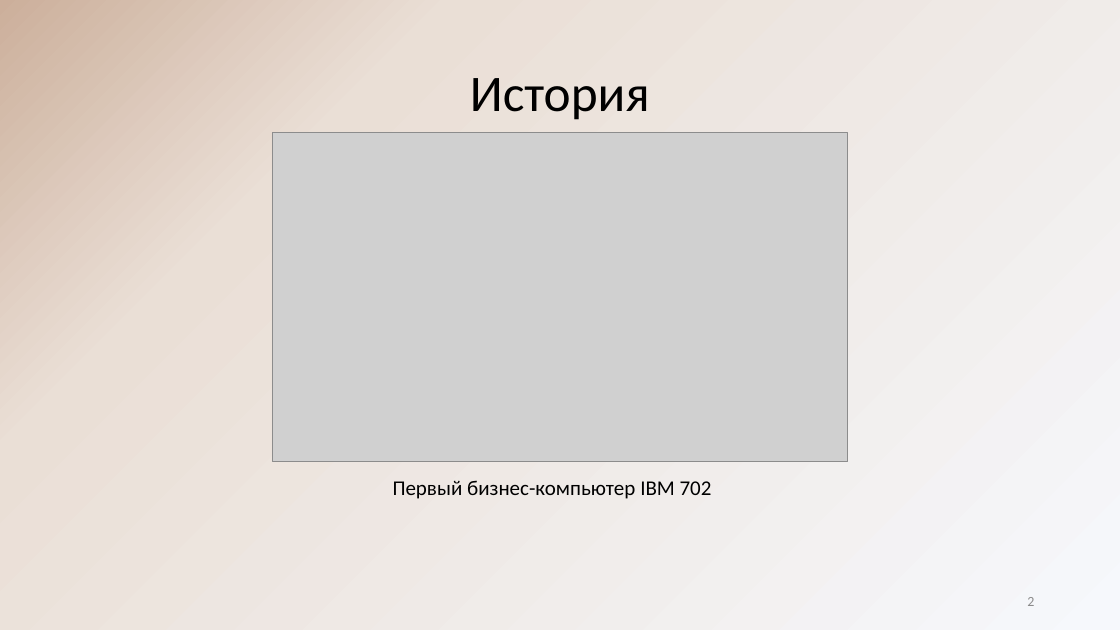
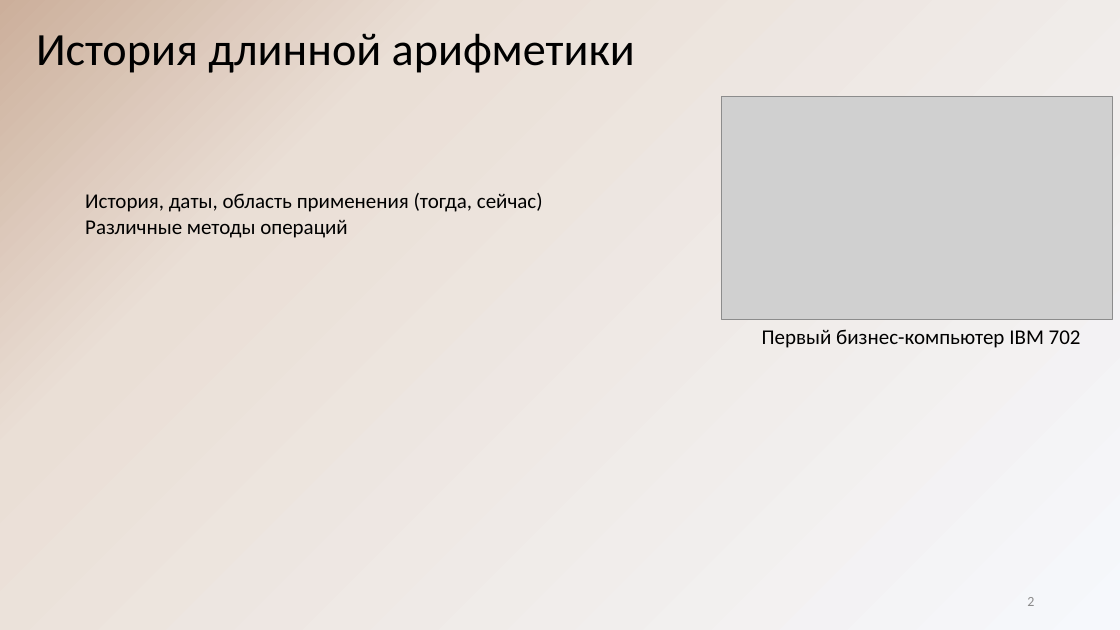
Before and after one commit to reenashka/A-SD, a slide deck: slide 2 of Длинная арифметика.pptx. Drawn at 1120x630 pixels with LibreOffice and Linux fonts; fonts in the diff are those of the drawing; grey boxes stand for pictures. Boxes give left, top, right and bottom in pixels: in the first picture for what was removed or moved away, otherwise in the second. Text is boxed around its words. In the diff, an @@ line names an element or a change of style, - is before the commit and + after.

```diff
--- a/Длинная арифметика.pptx
+++ b/Длинная арифметика.pptx
@@ title at box(36, 33, 635, 73): text changed; size 44 to 39.6 pt @@
-История
+История длинной арифметики
@@ picture: place and size @@
-picture at box(272, 133, 849, 462)
+picture at box(722, 97, 1112, 320)
@@ text added at box(85, 193, 543, 238), 18 pt, text #000000 @@
+История, даты, область применения (тогда, сейчас)
+Различные методы операций
@@ text "Первый бизнес-компьютер IBM 702": place and size @@
-text "Первый бизнес-компьютер IBM 702" at box(393, 480, 712, 499)
+text "Первый бизнес-компьютер IBM 702" at box(762, 329, 1081, 348)
```
Also in this commit, not shown: 3 other slides changed, 4 slides added, 4 slides removed.
